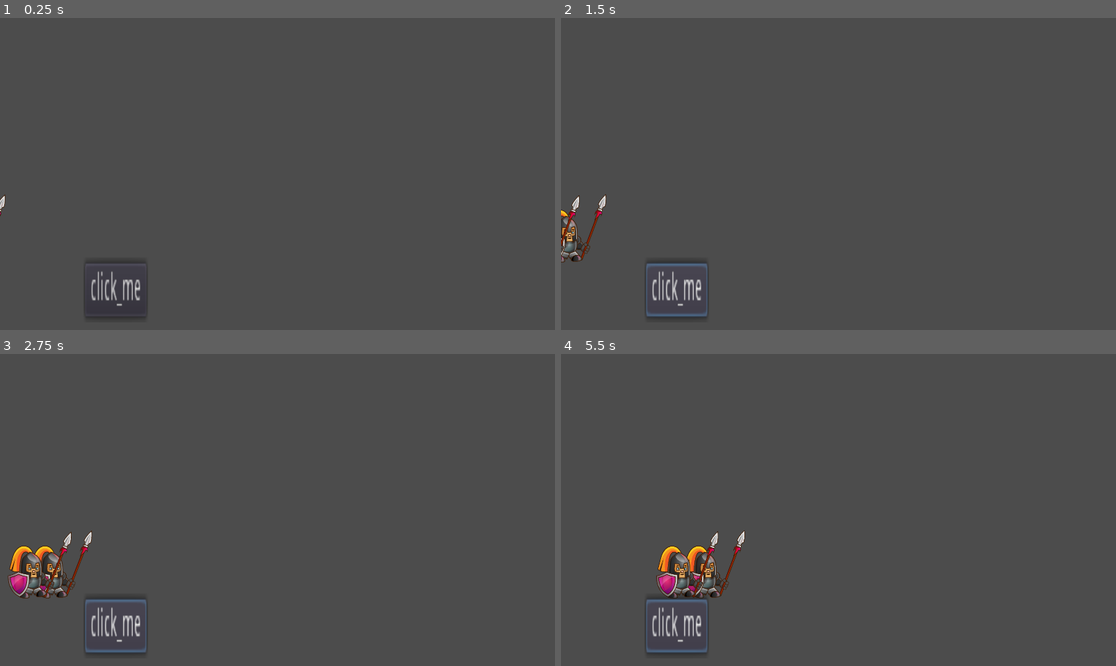
Above: before the commit, frames 1-4 (two rows, left to right).
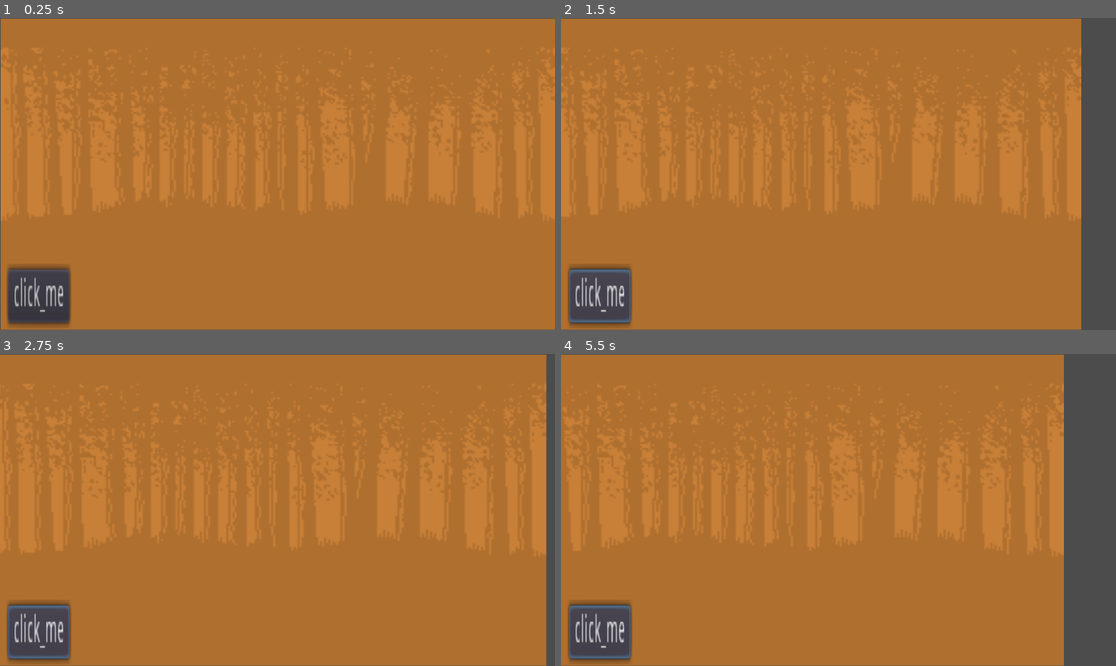
Above: after the commit, the same moments.

Repository: urm8/castle
Game: Godot game, scene res://main.tscn
Two runs of this game, one before a commit and one after it. Both use one fixed random seed, a clock stepped at 60 frames per second and the inputs below.
Inputs:
- Up to frame 1 (0.25 s): no input
- Up to frame 2 (1.5 s): click "click_me" at 0.5 s; hold Right from 1.28 s (still down)
- Up to frame 3 (2.75 s): release Right at 2.03 s; hold Left from 2.03 s (still down)
- Up to frame 4 (5.5 s): release Left at 2.78 s; hold Right 2.78-4.28 s; hold Left from 4.28 s (still down)

The runs differ from the first frame. In frame 1, 98% of the frame differs, in the area x 0-100%, y 0-100%; in frame 2, 92%; in frame 3, 97%; in frame 4, 89%.

Commit message:
added camera

Diff:
--- /dev/null
+++ b/main.gd
@@ -0,0 +1,20 @@
+extends Node2D
+
+# Declare member variables here. Examples:
+# var a = 2
+# var b = "text"
+var camera_speed = 10
+# Called when the node enters the scene tree for the first time.
+func _ready():
+	pass # Replace with function body.
+
+# Called every frame. 'delta' is the elapsed time since the previous frame.
+func _process(delta):
+	var cam = $Camera2D
+	var velocity = Vector2(0, 0)
+	if Input.is_key_pressed(KEY_RIGHT):
+		velocity.x += camera_speed
+	elif Input.is_key_pressed(KEY_LEFT):
+		velocity.x -= camera_speed
+
+	cam.position += velocity
--- a/main.tscn
+++ b/main.tscn
@@ -1,25 +1,40 @@
-[gd_scene load_steps=4 format=2]
+[gd_scene load_steps=6 format=2]
 
-[ext_resource path="res://battle_scene.gd" type="Script" id=1]
-[ext_resource path="res://Unit.tscn" type="PackedScene" id=2]
-[ext_resource path="res://Button.gd" type="Script" id=3]
+[ext_resource path="res://main.gd" type="Script" id=1]
+[ext_resource path="res://battle_scene.gd" type="Script" id=2]
+[ext_resource path="res://Unit.tscn" type="PackedScene" id=3]
+[ext_resource path="res://background.png" type="Texture" id=4]
+[ext_resource path="res://Button.gd" type="Script" id=5]
 
 [node name="main" type="Node2D"]
+script = ExtResource( 1 )
 
 [node name="TouchScreenButton" type="TouchScreenButton" parent="."]
 
 [node name="battle_scene" type="Node2D" parent="."]
-script = ExtResource( 1 )
-Unit = ExtResource( 2 )
+script = ExtResource( 2 )
+Unit = ExtResource( 3 )
 
-[node name="Unit" parent="battle_scene" instance=ExtResource( 2 )]
+[node name="ParallaxBackground" type="ParallaxBackground" parent="."]
 
-[node name="Button" type="Button" parent="."]
-margin_left = 294.153
-margin_top = 848.282
-margin_right = 362.153
-margin_bottom = 868.282
+[node name="ParallaxLayer" type="ParallaxLayer" parent="ParallaxBackground"]
+
+[node name="Sprite" type="Sprite" parent="ParallaxBackground/ParallaxLayer"]
+position = Vector2( 963.227, 541.854 )
+scale = Vector2( 7.04884, 6.72682 )
+texture = ExtResource( 4 )
+
+[node name="Camera2D" type="Camera2D" parent="."]
+position = Vector2( 2.26556, 1.76221 )
+anchor_mode = 0
+current = true
+
+[node name="Button" type="Button" parent="Camera2D"]
+margin_left = 28.0
+margin_top = 869.0
+margin_right = 96.0
+margin_bottom = 889.0
 rect_scale = Vector2( 3.13228, 9.3357 )
 text = "click_me"
-script = ExtResource( 3 )
-[connection signal="pressed" from="Button" to="battle_scene" method="_on_Button_pressed"]
+script = ExtResource( 5 )
+[connection signal="pressed" from="Camera2D/Button" to="battle_scene" method="_on_Button_pressed"]
Binary file added: background.png
Not shown, added: background.png.import
